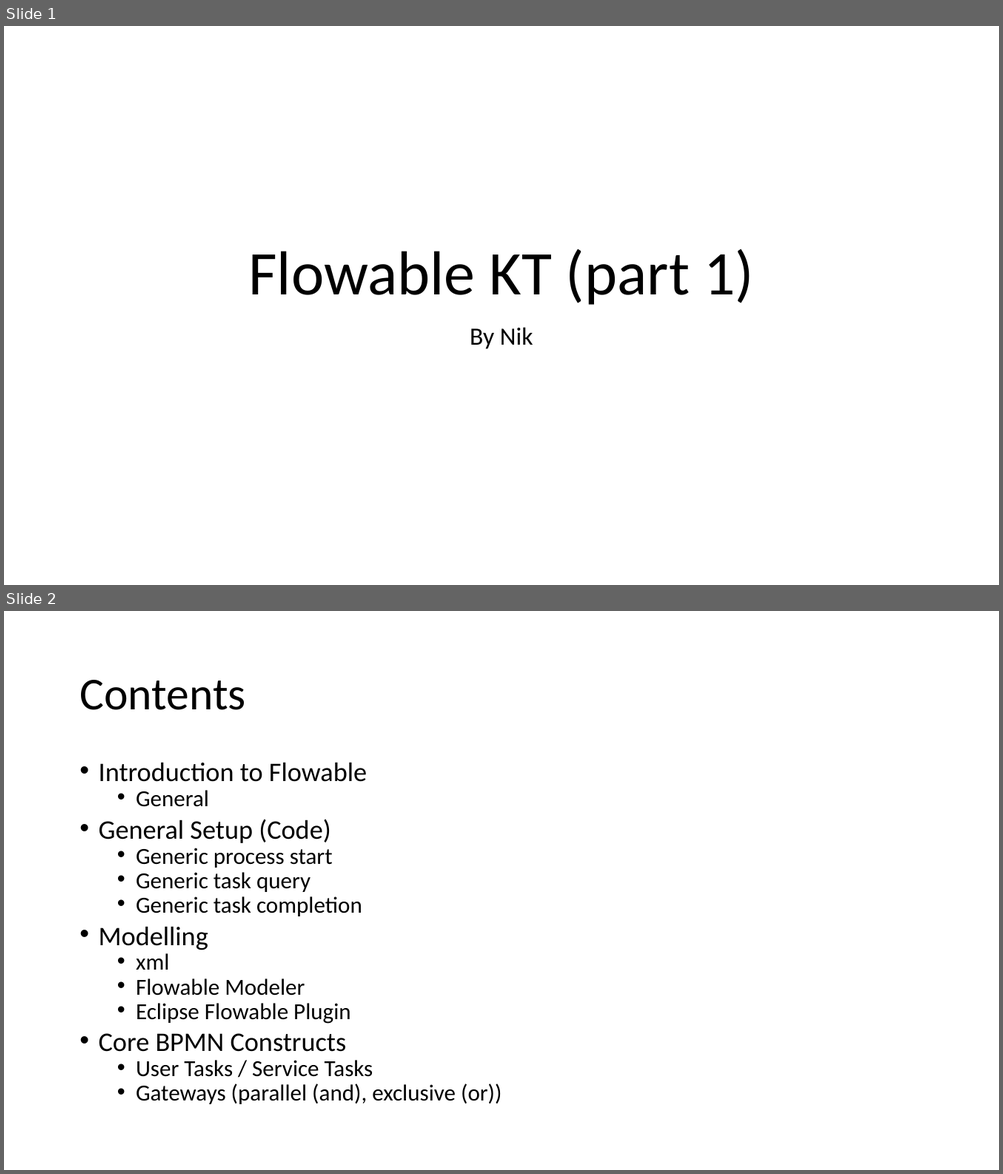
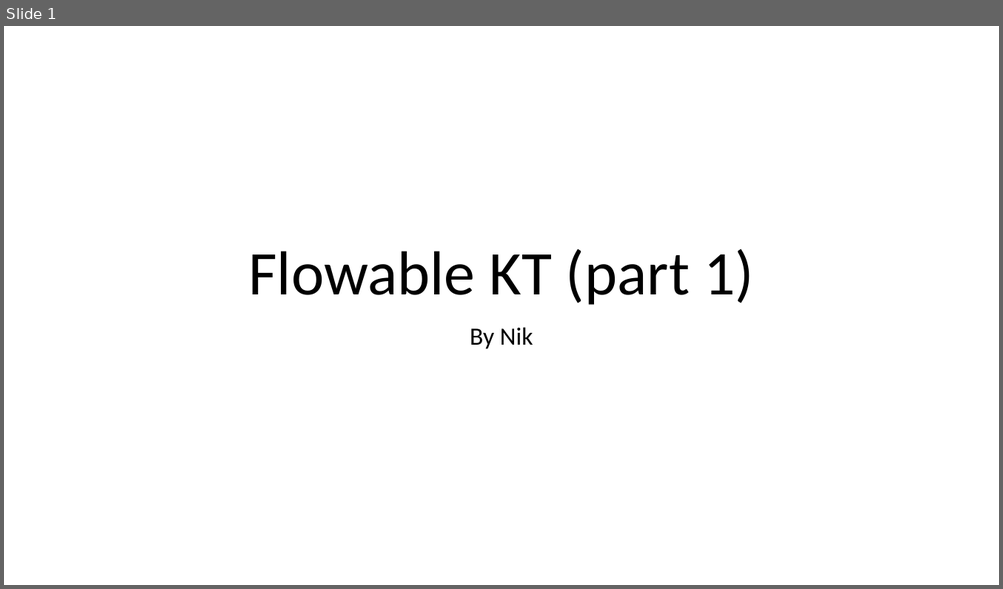
Before and after one commit to nkilchenmann/niks-flowable-demo, a slide deck: flowable-demo/src/main/resources/devsupport/Flowable_Demo.pptx. Shown one above the other, each under a label of ours: slides 1 and 2 before the commit, slide 1 after it. The pictures are 1003x1174 and 1003x589 pixels, drawn with LibreOffice and Linux fonts; fonts in the diff are those of the drawing. Boxes give left, top, right and bottom in pixels: in the first picture for what was removed or moved away, otherwise in the second. Text is boxed around its words. In the diff, an @@ line names an element or a change of style, - is before the commit and + after.

```diff
--- a/flowable-demo/src/main/resources/devsupport/Flowable_Demo.pptx
+++ b/flowable-demo/src/main/resources/devsupport/Flowable_Demo.pptx
@@ slide 2 removed at [4,611,999,1170], background #FFFFFF @@
@@ title removed at [79,680,245,710] @@
-Contents
@@ text removed at [99,762,501,1105] @@
-• Introduction to Flowable
-  • General
-• General Setup (Code)
-  • Generic process start
-  • Generic task query
-  • Generic task completion
-• Modelling
-  • xml
-  • Flowable Modeler
-  • Eclipse Flowable Plugin
-• Core BPMN Constructs
-  • User Tasks / Service Tasks
-  • Gateways (parallel (and), exclusive (or))
```
Also in this commit, not shown: 9 slides changed, 2 slides added.
